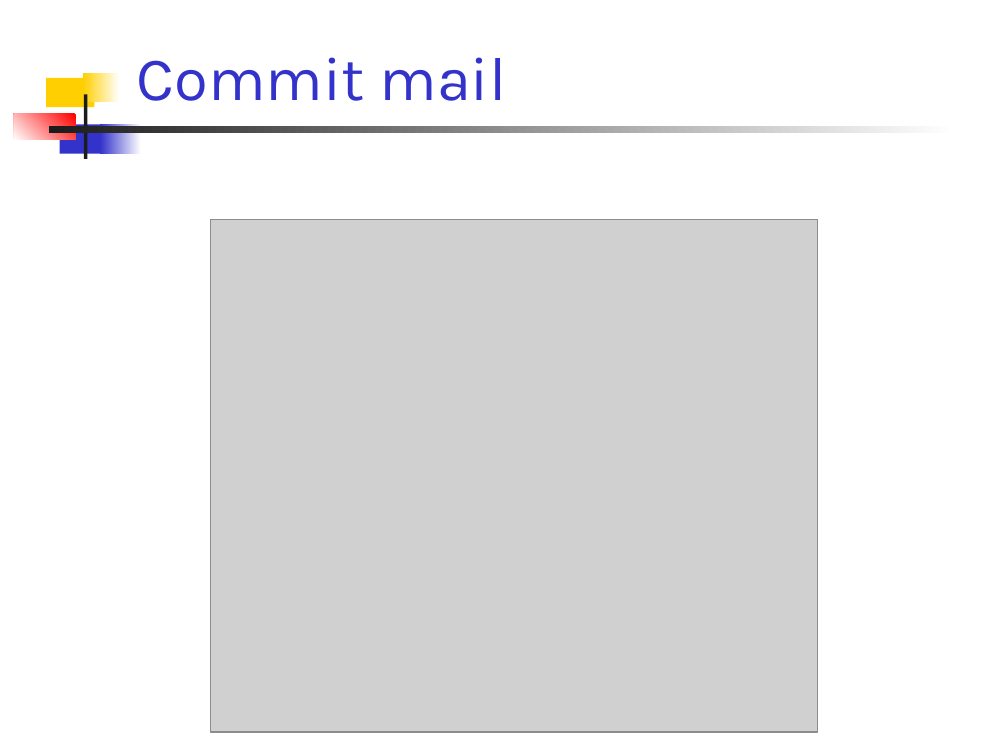
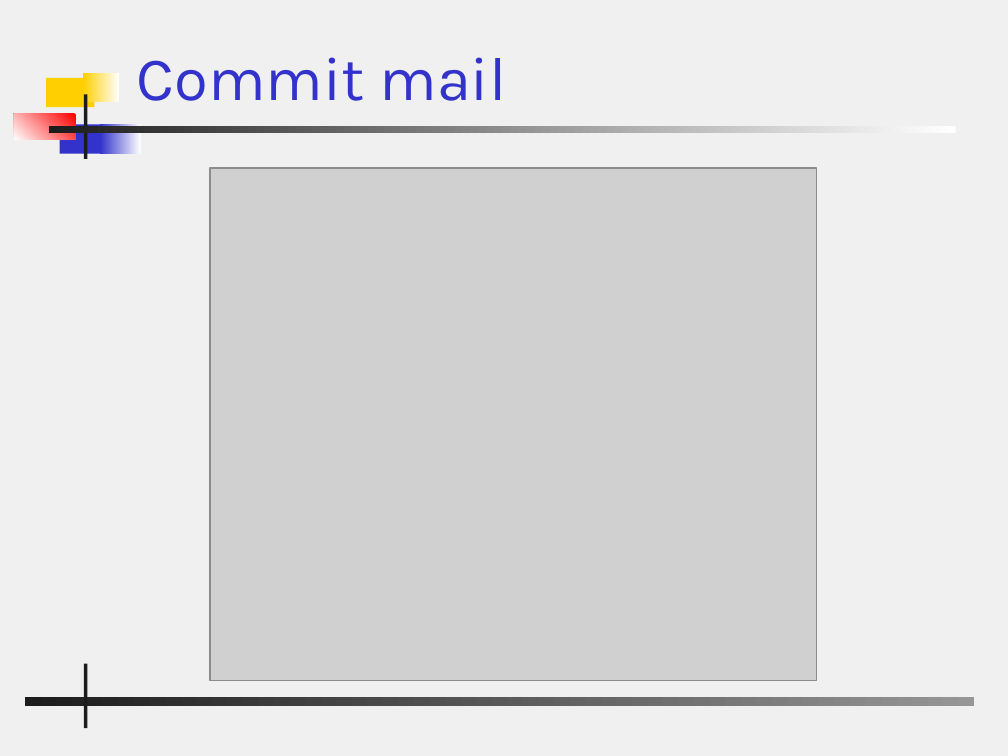
Before and after one commit to chucker/AnkhSVN, a slide deck: slide 20 of doc/powerpoint/Subversion_addin_for_VS.NET.ppt. Drawn at 1008x756 pixels with LibreOffice and Linux fonts; fonts in the diff are those of the drawing; grey boxes stand for pictures; background and template pictures are left out. Boxes give left, top, right and bottom in pixels: in the first picture for what was removed or moved away, otherwise in the second. Text is boxed around its words. In the diff, an @@ line names an element or a change of style, - is before the commit and + after.

```diff
--- a/doc/powerpoint/Subversion_addin_for_VS.NET.ppt
+++ b/doc/powerpoint/Subversion_addin_for_VS.NET.ppt
@@ background #FFFFFF to #F0F0F0 @@
@@ picture: place and size @@
-picture at [211, 220, 817, 733]
+picture at [210, 168, 816, 681]
@@ rectangle added at [84, 663, 87, 728], fill #1C1C1C @@
@@ rectangle added at [25, 698, 975, 706], fill gradient #969696 to #1C1C1C @@
```
Also in this commit, not shown: 21 other slides changed, 2 slides added, 1 slide removed.
